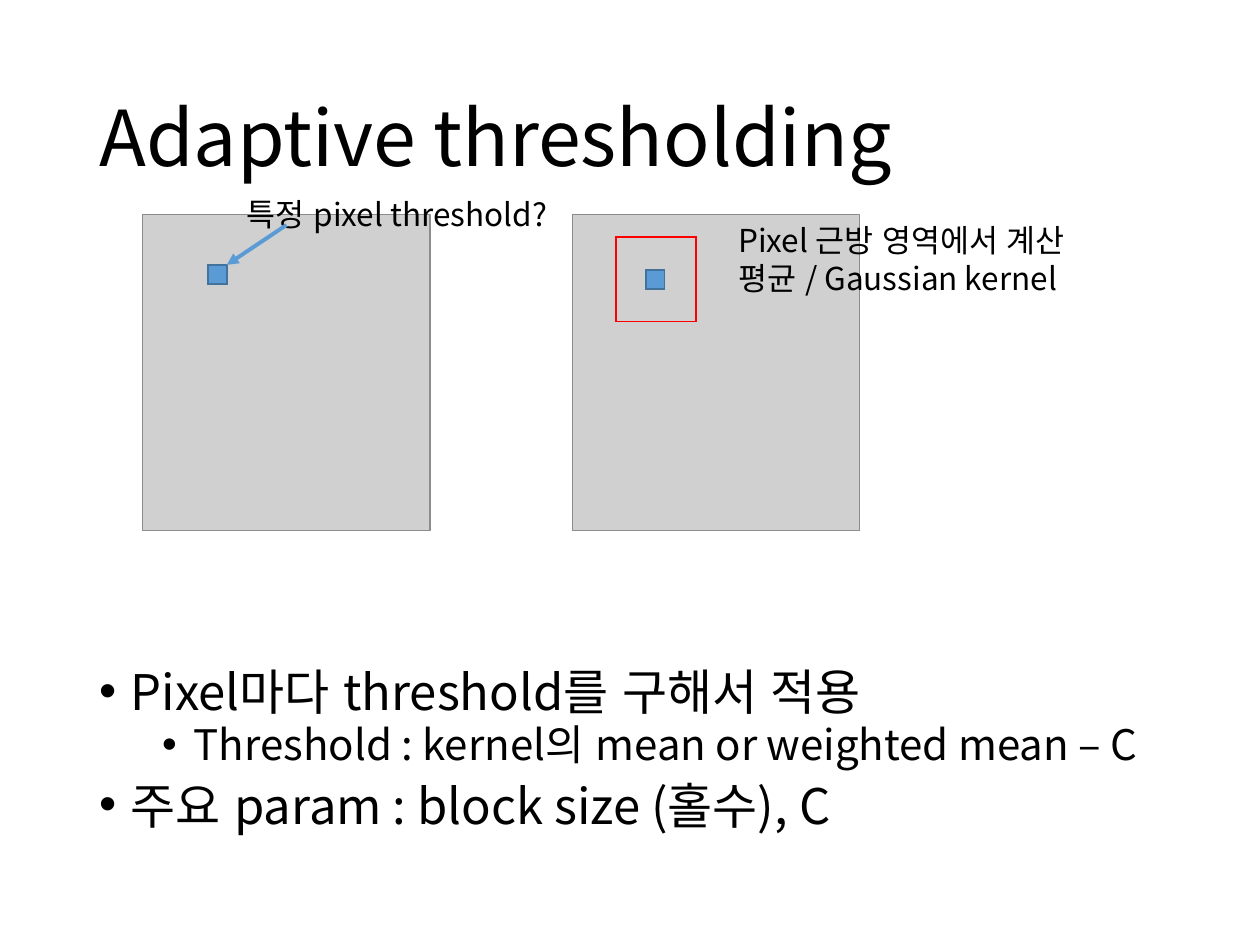
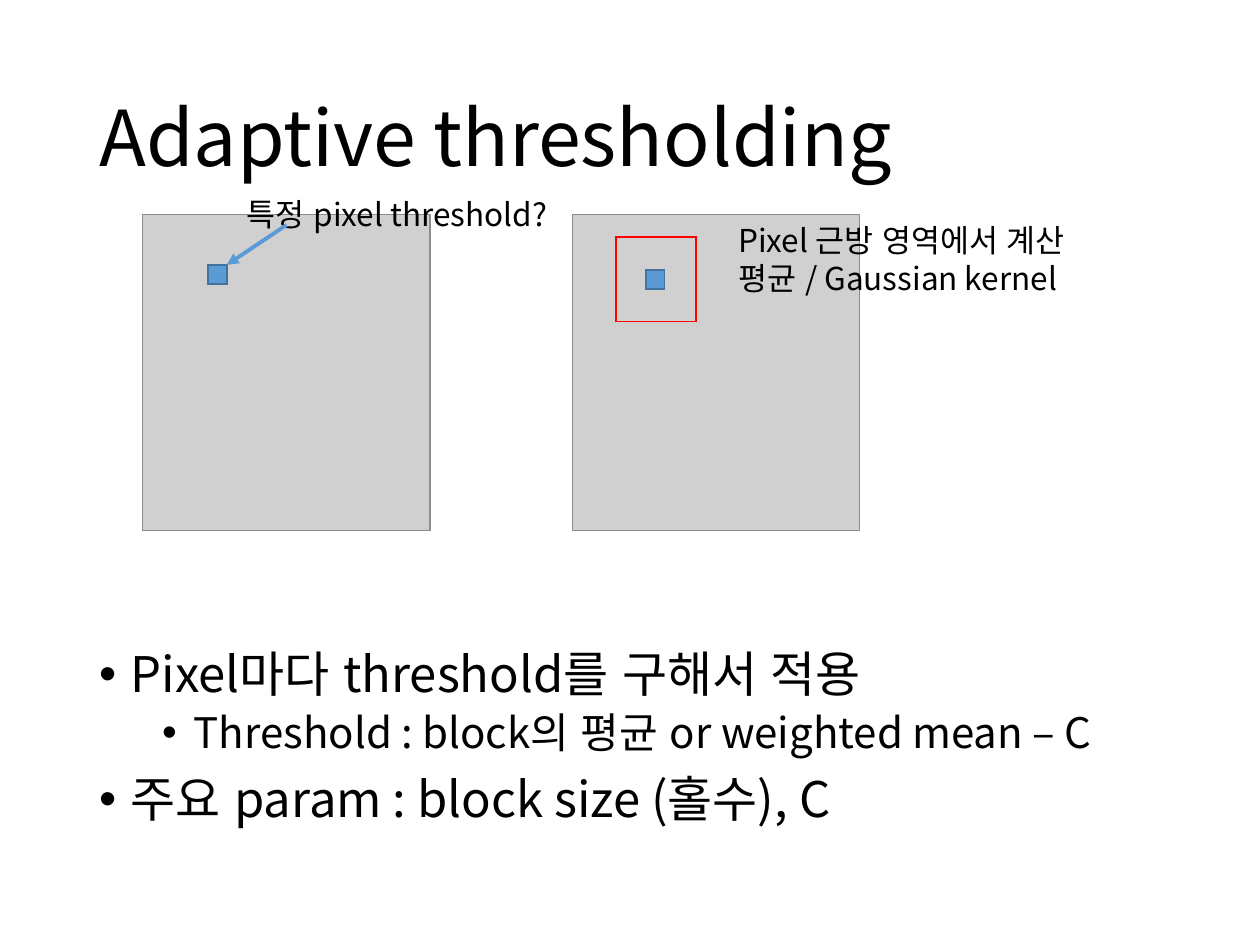
Before and after one commit to boy1089/MyProject, a slide deck: slide 8 of thresholding.pptx (slide 6 before the commit). Drawn at 1260x945 pixels with LibreOffice and Linux fonts; fonts in the diff are those of the drawing; grey boxes stand for pictures. Boxes give left, top, right and bottom in pixels: in the first picture for what was removed or moved away, otherwise in the second. Text is boxed around its words. In the diff, an @@ line names an element or a change of style, - is before the commit and + after.

```diff
--- a/thresholding.pptx
+++ b/thresholding.pptx
@@ text "Pixel마다 threshold를 구해서 적용": place and size @@
-text "Pixel마다 threshold를 구해서 적용" at bbox=[131, 669, 1137, 836]
+text "Pixel마다 threshold를 구해서 적용" at bbox=[131, 651, 1092, 829]
@@ text at bbox=[131, 651, 861, 829]: line spacing 0.8 to 0.9 @@
@@ text at bbox=[194, 713, 1092, 759]: text changed @@
-  • Threshold : kernel의 mean or weighted mean – C
+  • Threshold : block의 평균 or weighted mean – C
```
Also in this commit, not shown: 7 other slides changed, 9 slides added, 2 slides removed.
